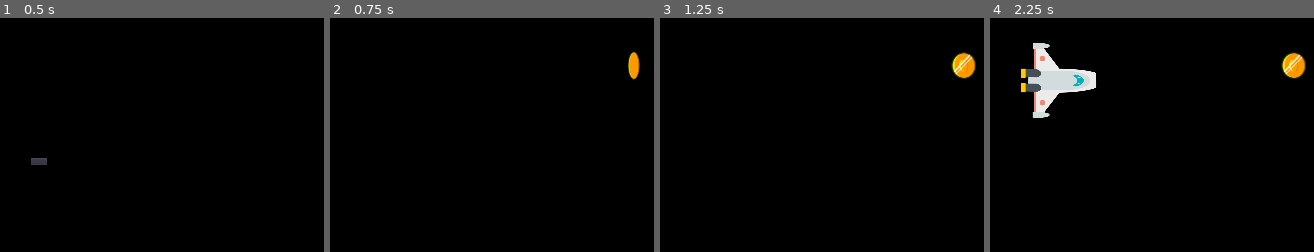
Above: before the commit, frames 1-4 (left to right).
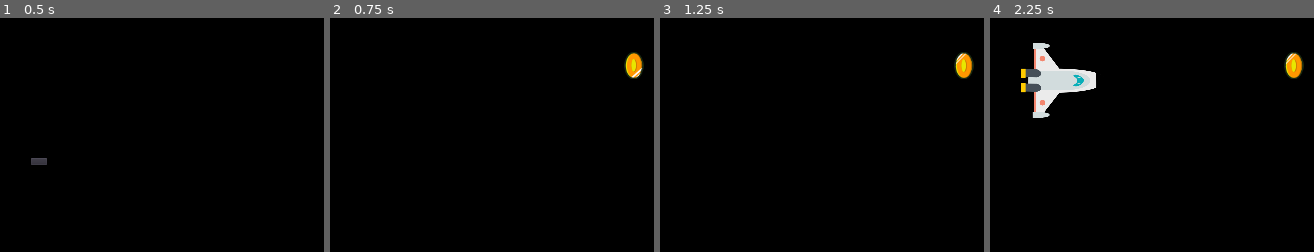
Above: after the commit, the same moments.

Repository: ant003/Space-Learning
Game: Godot game, scene res://scenes/Main.tscn
Same seed, same stepped clock (60 frames per second), same inputs: the game is played once before the commit and once after it.
Inputs:
- Up to frame 1 (0.5 s): no input
- Up to frame 2 (0.75 s): click "Comenzar" at 0.5 s
- Up to frame 3 (1.25 s): no input
- Up to frame 4 (2.25 s): hold Right (ui_right) 1.28-2.03 s; hold Down (ui_down) from 2.03 s (still down)
The pictures show only the part of the screen within x 32-82%, y 50-100%; the shares and areas given below are measured in that part.

Frame 1 is identical in both runs. In frame 2, 0.4% of the frame differs, in the area x 90-97%, y 14-27%; in frame 3, 0.5%, in the area x 89-98%, y 14-26%; in frame 4, 0.5%.

Commit message:
Emeralds spawn each 10s with a new tip in the HUD

Diff:
--- a/scenes/Coin.tscn
+++ b/scenes/Coin.tscn
@@ -27,7 +27,7 @@
 [node name="AnimatedSprite" type="AnimatedSprite" parent="."]
 scale = Vector2( 0.75, 0.75 )
 frames = SubResource( 1 )
-frame = 2
+frame = 3
 playing = true
 
 [node name="CollisionShape2D" type="CollisionShape2D" parent="."]
--- a/scenes/Emerald.tscn
+++ b/scenes/Emerald.tscn
@@ -23,6 +23,8 @@
 [node name="AnimatedSprite" type="AnimatedSprite" parent="."]
 scale = Vector2( 0.75, 0.75 )
 frames = SubResource( 1 )
+frame = 1
+playing = true
 
 [node name="CollisionShape2D" type="CollisionShape2D" parent="."]
 shape = SubResource( 2 )
--- a/scenes/Main.tscn
+++ b/scenes/Main.tscn
@@ -7,6 +7,7 @@
 [ext_resource path="res://assets/Race to Mars.mp3" type="AudioStream" id=5]
 [ext_resource path="res://assets/spaceship-system-break-down.wav" type="AudioStream" id=6]
 [ext_resource path="res://scenes/Coin.tscn" type="PackedScene" id=7]
+[ext_resource path="res://scenes/Emerald.tscn" type="PackedScene" id=8]
 
 [sub_resource type="Curve2D" id=1]
 _data = {
@@ -17,6 +18,7 @@
 script = ExtResource( 2 )
 Mob = ExtResource( 3 )
 Coin = ExtResource( 7 )
+Emerald = ExtResource( 8 )
 
 [node name="ColorRect" type="ColorRect" parent="."]
 anchor_right = 1.0
--- a/scripts/Main.gd
+++ b/scripts/Main.gd
@@ -2,6 +2,7 @@
 
 export (PackedScene) var Mob
 export (PackedScene) var Coin
+export (PackedScene) var Emerald
 var score
 var screen_size  # Size of the game window.
 
@@ -16,7 +17,7 @@
 
 func new_coin():
 	var coin = Coin.instance()
-#	Deferred ensures
+#	Deferred ensures the function is thread safe
 	call_deferred("add_child", coin)
 	var x_range = Vector2(50, 974)
 	var y_range = Vector2(50, 550)
@@ -26,6 +27,21 @@
 	coin.position = random_pos
 	coin.connect("hit", self, "new_coin")
 	coin.connect("hit", self, "update_score")
+
+func new_emerald():
+	$HUD.update_tip()
+	# Make a one-shot timer and wait for it to finish.
+	yield(get_tree().create_timer(10), "timeout")
+	var emerald = Emerald.instance()
+	call_deferred("add_child", emerald)
+	var x_range = Vector2(50, 974)
+	var y_range = Vector2(50, 550)
+	var random_x = randi() % int(x_range[1]- x_range[0]) + 1 + x_range[0]
+	var random_y =  randi() % int(y_range[1]-y_range[0]) + 1 + y_range[0]
+	var random_pos = Vector2(random_x, random_y)
+	emerald.position = random_pos
+	emerald.connect("hit", self, "new_emerald")
+	emerald.connect("hit", self, "update_score")
 
 
 func gamer_over():
@@ -38,13 +54,13 @@
 
 func new_game():
 	score = 0
-	new_coin()
 	$Player.start($StartPosition.position)
 	$StartTimer.start()
 	$HUD.update_score(score)
 	$HUD.show_message("Prepárate")
 	$Music.play()
-	$HUD.update_tip()
+	new_coin()
+	new_emerald()
 
 
 func _on_MobTimer_timeout():
Not shown: 1 places in scenes/Main.tscn that only renumber resources
